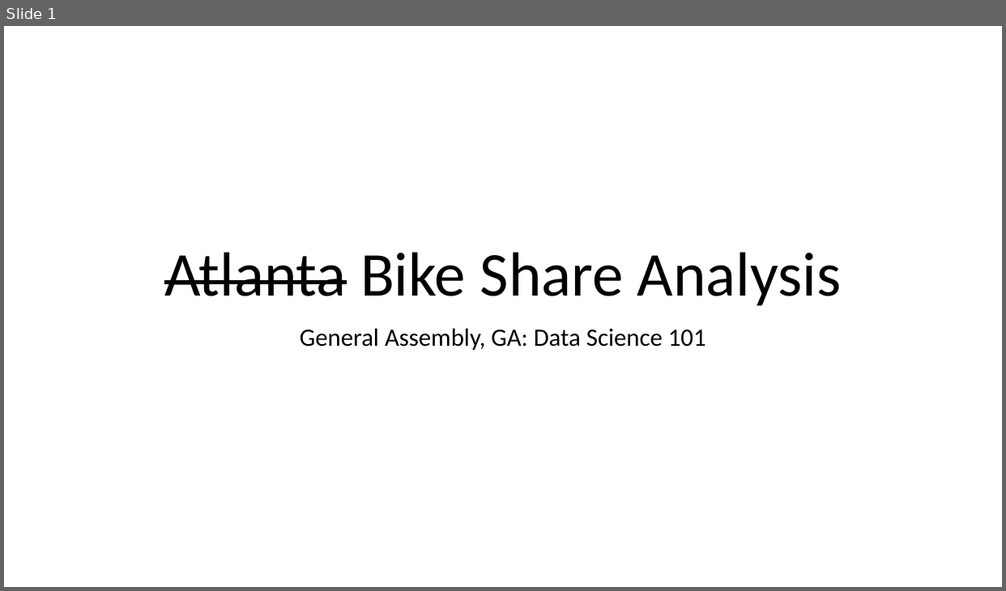
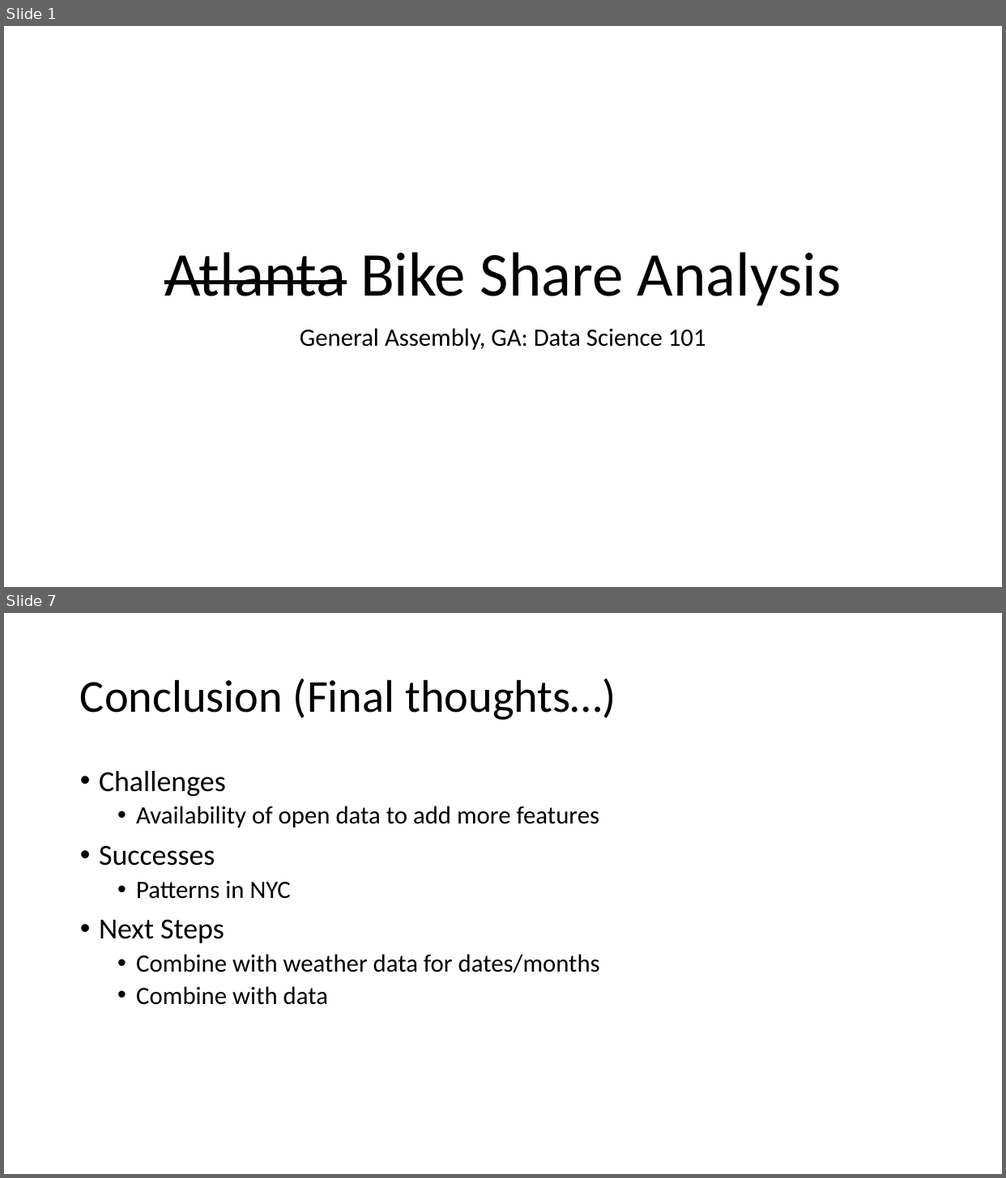
Before and after one commit to Sw3m/Data_Science_GA_Project_15, a slide deck: GA-DataScience Bike Share Project Final.pptx. Shown one above the other, each under a label of ours: slide 1 before the commit, slides 1 and 7 after it; the slides between them are not shown. The pictures are 1006x591 and 1006x1178 pixels, drawn with LibreOffice and Linux fonts; fonts in the diff are those of the drawing. Boxes give left, top, right and bottom in pixels: in the first picture for what was removed or moved away, otherwise in the second. Text is boxed around its words. In the diff, an @@ line names an element or a change of style, - is before the commit and + after.

```diff
--- a/GA-DataScience Bike Share Project Final.pptx
+++ b/GA-DataScience Bike Share Project Final.pptx
@@ slide 7 added at (x1=4, y1=613, x2=1002, y2=1174), background #FFFFFF @@
@@ title added at (x1=80, y1=679, x2=616, y2=720), 44 pt, text #000000 @@
+Conclusion (Final thoughts…)
@@ text added at (x1=99, y1=771, x2=600, y2=1005), 24 pt, text #000000 @@
+• Challenges
+  • Availability of open data to add more features
+• Successes
+  • Patterns in NYC
+• Next Steps
+  • Combine with weather data for dates/months
+  • Combine with data
```
Also in this commit, not shown: 1 slide changed, 4 other slides added, 3 slides removed, 3 other files.
